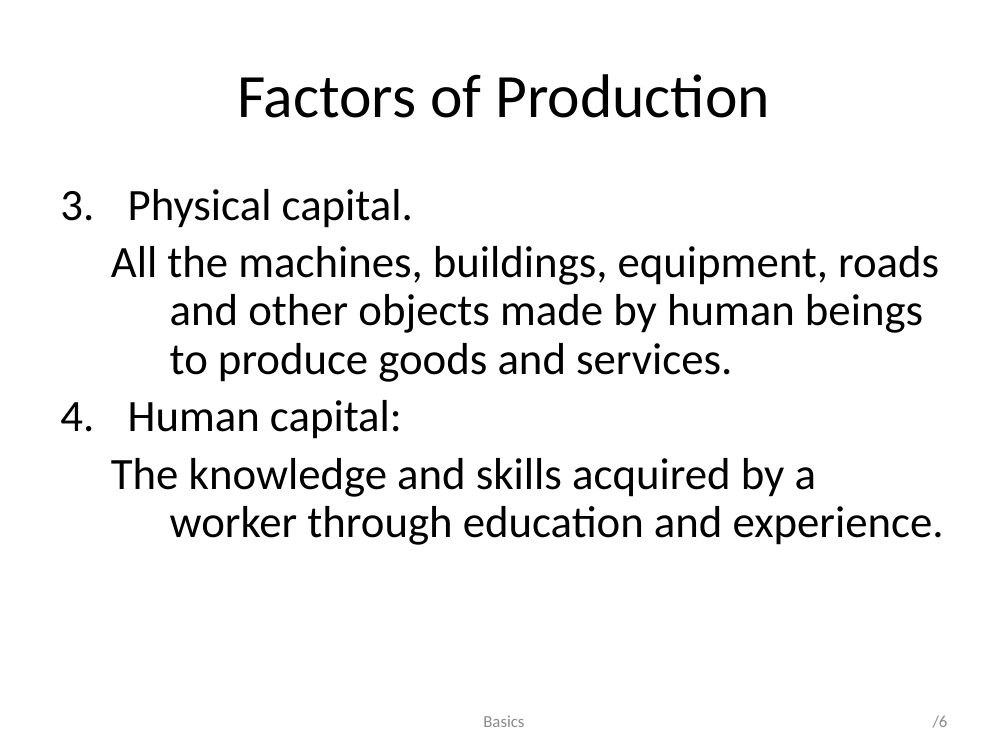
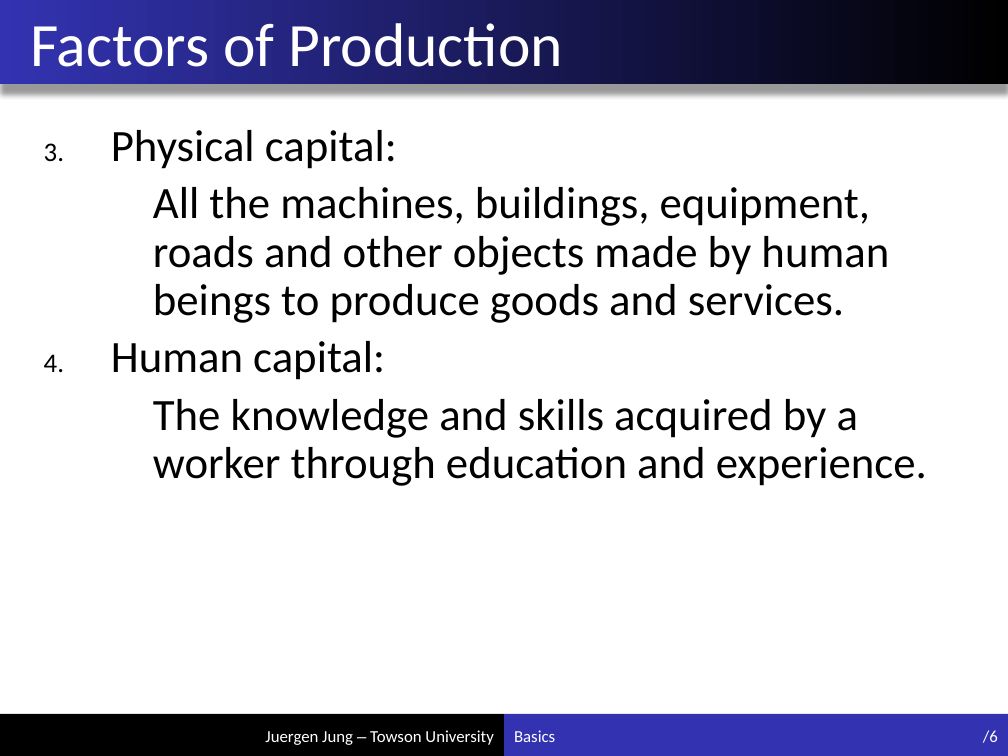
Before and after one commit to juejung/juejung.github.io, a slide deck: slide 6 of jdocs/Macro1/basics1_4.pptx. Drawn at 1008x756 pixels with LibreOffice and Linux fonts; fonts in the diff are those of the drawing. Boxes give left, top, right and bottom in pixels: in the first picture for what was removed or moved away, otherwise in the second. Text is boxed around its words. In the diff, an @@ line names an element or a change of style, - is before the commit and + after.

Commit message:
add new formatting to slides

```diff
--- a/jdocs/Macro1/basics1_4.pptx
+++ b/jdocs/Macro1/basics1_4.pptx
@@ title "Factors of Production": place and size @@
-title "Factors of Production" at (237,74,769,118)
+title "Factors of Production" at (30,23,562,67)
@@ title "Factors of Production" at (30,23,562,67): text colour #000000 to #F0F0F0; alignment centre to left; indent changed @@
@@ rectangle added at (0,0,1008,84), fill gradient #000000 to #3333B2 @@
@@ text "Physical capital:": place and size @@
-text "Physical capital:" at (111,189,944,545)
+text "Physical capital:" at (111,130,927,486)
@@ text at (111,130,397,169): text changed @@
-3. Physical capital.
+3. Physical capital:
@@ rectangle added at (0,714,504,756), fill #000000 @@
@@ text "Basics": place and size @@
-text "Basics" at (483,715,524,727)
+text "Basics" at (514,730,555,742)
@@ text "Basics" at (514,730,555,742): text colour #8C8C8C to #F0F0F0; alignment centre to left @@
@@ rectangle added at (504,714,1008,756), fill #3333B2 @@
@@ page number: place and size @@
-page number at (933,715,948,728)
+page number at (983,730,998,743)
@@ page number at (983,730,998,743): text colour #8C8C8C to #F0F0F0 @@
@@ text added at (265,730,493,745), 12 pt, text #F0F0F0 @@
+Juergen Jung – Towson University
```
Also in this commit, not shown: 47 other slides changed, 3 other files.
